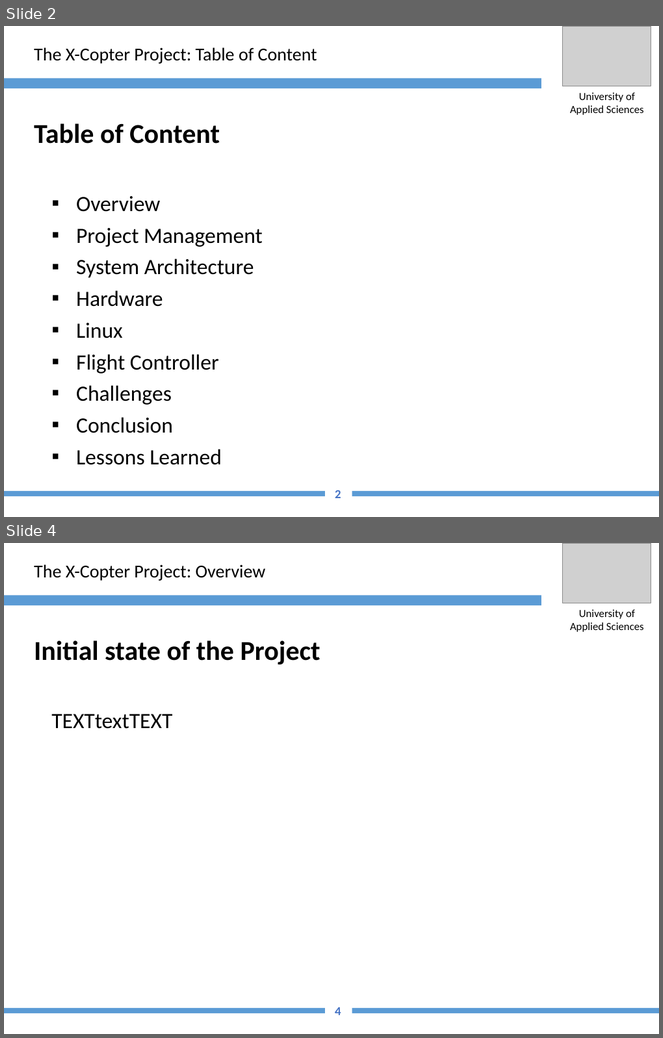
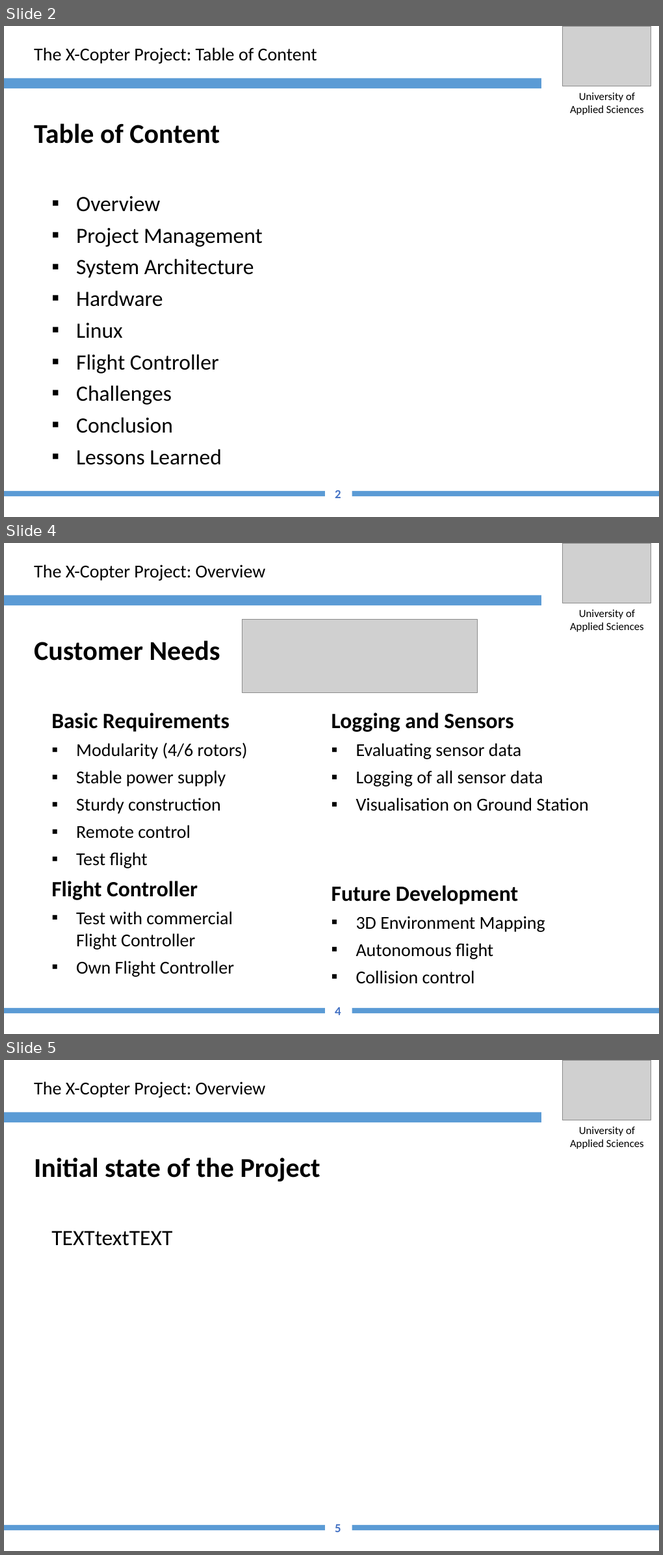
Before and after one commit to XCopter-HSU/XCopter, a slide deck: Final_Report/InFinalReportEinpflegen (Fuer Jan)/presentation_sample/ToC_Introduction_Customer_Needs_State_Bumblebee.pptx. Shown one above the other, each under a label of ours: slides 2 and 4 before the commit, slides 2, 4 and 5 after it; the slides between them are not shown. The pictures are 663x1038 and 663x1555 pixels, drawn with LibreOffice and Linux fonts; fonts in the diff are those of the drawing; grey boxes stand for pictures; background and template pictures are left out. Boxes give left, top, right and bottom in pixels: in the first picture for what was removed or moved away, otherwise in the second. Text is boxed around its words. In the diff, an @@ line names an element or a change of style, - is before the commit and + after.

```diff
--- a/Final_Report/InFinalReportEinpflegen (Fuer Jan)/presentation_sample/ToC_Introduction_Customer_Needs_State_Bumblebee.pptx
+++ b/Final_Report/InFinalReportEinpflegen (Fuer Jan)/presentation_sample/ToC_Introduction_Customer_Needs_State_Bumblebee.pptx
@@ slide 4 added at [4, 543, 659, 1034], background #FFFFFF @@
@@ picture added at [563, 543, 651, 603] @@
@@ text added at [34, 564, 266, 581], 20 pt, text #000000 @@
+The X-Copter Project: Overview
@@ rectangle added at [4, 596, 542, 606], fill #5B9BD5 @@
@@ picture added at [242, 620, 477, 693] @@
@@ text added at [570, 609, 644, 632], 12 pt, text #000000 @@
+University of
+Applied Sciences
@@ text added at [34, 641, 220, 661], 30 pt, text #000000, bold @@
+Customer Needs
@@ text added at [51, 713, 248, 977], 20 pt, text #000000 @@
+Basic Requirements
+▪ Modularity (4/6 rotors)
+▪ Stable power supply
+▪ Sturdy construction
+▪ Remote control
+▪ Test flight
+Flight Controller
+▪ Test with commercial Flight Controller
+▪ Own Flight Controller
@@ text added at [332, 713, 589, 984], 20 pt, text #000000 @@
+Logging and Sensors
+▪ Evaluating sensor data
+▪ Logging of all sensor data
+▪ Visualisation on Ground Station
+Future Development
+▪ 3D Environment Mapping
+▪ Autonomous flight
+▪ Collision control
@@ rectangle added at [4, 1008, 325, 1014], fill #5B9BD5 @@
@@ page number added at [335, 1007, 341, 1016], 13.5 pt, text #4472C4, bold @@
+4
@@ rectangle added at [352, 1008, 659, 1014], fill #5B9BD5 @@
@@ what was slide 4 is now slide 5 @@
@@ page number at [335, 1524, 341, 1533]: text changed @@
-4
+5
```
Also in this commit, not shown: 1 slide changed, 1 other file.
